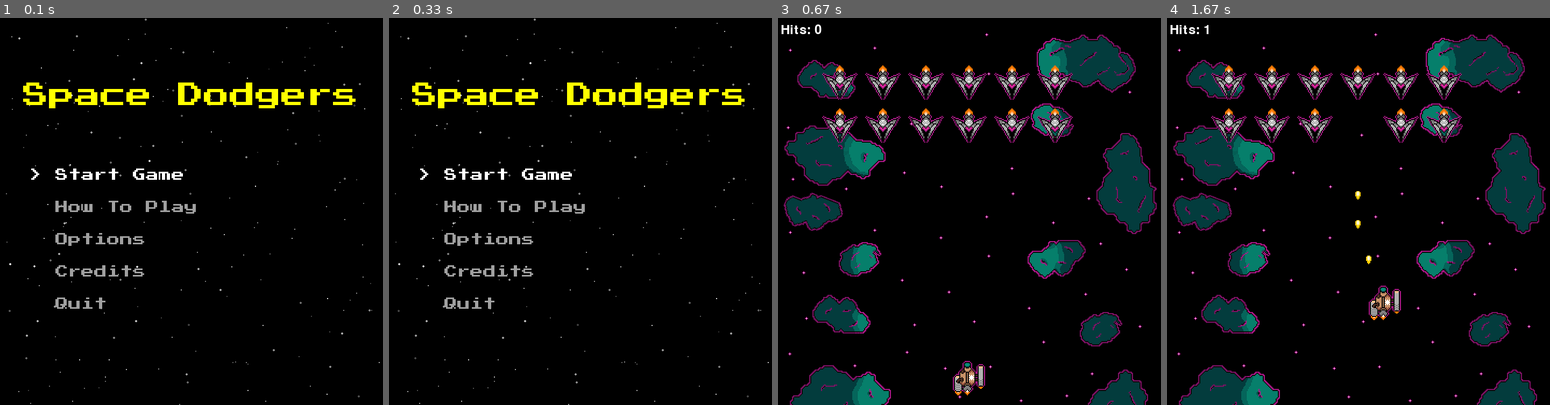
Above: before the commit, frames 1-4 (left to right).
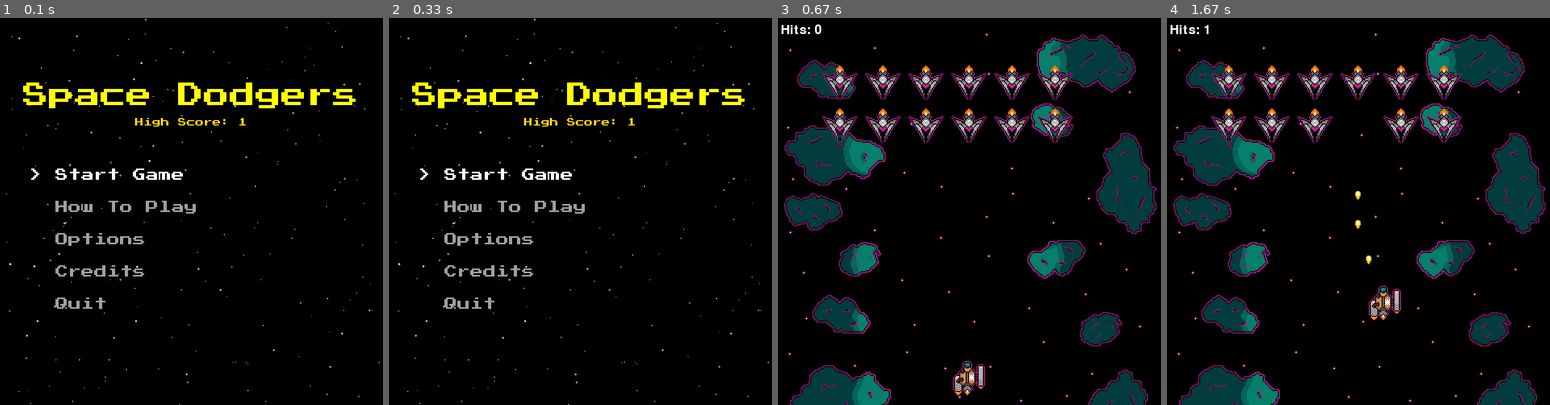
Above: after the commit, the same moments.

Repository: software-engineering-game/pygame-game
Game: pygame game, started from main.py
The game is run twice, just before and just after one commit, with the same random seed, the same clock (stepped at 60 frames per second) and the same inputs.
Inputs:
- Up to frame 1 (0.1 s): no input
- Up to frame 2 (0.33 s): no input
- Up to frame 3 (0.67 s): tap Enter at 0.33 s
- Up to frame 4 (1.67 s): tap Space at 0.67, 1.07, 1.37, 1.57 s; hold Up 1-1.47 s; hold Right from 1.5 s (still down)

The runs differ from the first frame. In frame 1, 0.2% of the frame differs, in the area x 35-65%, y 25-29%; in frame 2, 0.2%; in frame 3, nothing differs; in frame 4, nothing differs.

Commit message:
Update utils
changing load_spritesheet to longer need asset_folder passed to it

Diff:
--- a/highscore.json
+++ b/highscore.json
@@ -1 +1 @@
-{"high_score": 0}
+{"high_score": 1}
--- a/states/entities.py
+++ b/states/entities.py
@@ -1,7 +1,6 @@
 import pygame
 import random
 import math
-import utils
 
 # Class for menu star effect
 class Stars:
--- a/states/game_state.py
+++ b/states/game_state.py
@@ -11,8 +11,6 @@
 repo_root = os.path.dirname(os.path.dirname(__file__))
 asset_folder = os.path.join(repo_root, "assets")
 
-# Sprite is a base class from the Pygame Library
-# def __init__(pygame, sprite, width, height, x, y):
 # Class for the basic bullet
 class Bullet(pygame.sprite.Sprite):
     def __init__(self, asset_folder, sprite_name, speed, start_pos, direct):
@@ -63,7 +61,6 @@
     def shoot(self, bullet_group):
         player_bullet = tstbul(
             frames=utils.load_spritesheet(
-                asset_folder=asset_folder,
                 sheet_name="basic_bullet.png",
                 frame_width=10,
                 frame_height=16
@@ -112,8 +109,7 @@
         self.current_frame = 0
         self.image = self.frames[self.current_frame]
 
-        # self.image = pygame.image.load(os.path.join(asset_folder, sprite_name)).convert()
-        # self.image.set_colorkey(utils.SHEET_BG)
+        # Bounding Box
         self.rect = self.image.get_rect(center=start_pos)
         self.speed = settings.basic_enemy_spd
 
@@ -124,7 +120,6 @@
     def shoot(self, bullet_group):
         enemy_bullet = tstbul(
             frames=utils.load_spritesheet(
-                asset_folder=asset_folder,
                 sheet_name="basic_bullet.png",
                 frame_width=10,
                 frame_height=16
@@ -216,7 +211,6 @@
 
         # Building Level
         self.bg_image = utils.build_level(
-            asset_folder=asset_folder,
             level_name="first_level",
             enemy_ships=self.enemy_ships,
             temp_type=Basic_Enemy
@@ -227,7 +221,6 @@
         self.player = Player(
             # Loads the sprite sheet into the player's frames
             frames=utils.load_spritesheet(
-                asset_folder=asset_folder,
                 sheet_name="player_shotgun_ship.png",
                 frame_width=utils.FRAME_SIZE,
                 frame_height=utils.FRAME_SIZE
--- a/states/utils.py
+++ b/states/utils.py
@@ -5,6 +5,9 @@
 # This exists to key out spritesheet backgrounds
 SHEET_BG = (160, 200, 152)
 FRAME_SIZE = 64
+
+repo_root = os.path.dirname(os.path.dirname(__file__))
+asset_folder = os.path.join(repo_root, "assets")
 
 #
 # High Score
@@ -34,7 +37,7 @@
 
 # Takes a spritesheet and splits it into a list of frames
 # Returns the frames as a list of pygame images
-def load_spritesheet(asset_folder, sheet_name, frame_width, frame_height):
+def load_spritesheet(sheet_name, frame_width, frame_height):
     sprite_sheet = pygame.image.load(os.path.join(asset_folder, sheet_name)).convert()
     sprite_sheet.set_colorkey(SHEET_BG)
     frames = []
@@ -72,7 +75,7 @@
                 enemy = enemy_type(frames=frames, start_pos=(x, y))
                 enemy_group.add(enemy)
 
-def build_level(asset_folder, level_name, enemy_ships, temp_type):
+def build_level(level_name, enemy_ships, temp_type):
     # Loads the data for one level as a python dictionary
     level = load_level(level_name=level_name)
 
@@ -90,7 +93,6 @@
             enemy_type=temp_type,
             enemy_group=enemy_ships,
             frames=load_spritesheet(
-                asset_folder=asset_folder,
                 sheet_name=level["waves"][wav_index]["sprite_sheet"],
                 frame_width=66,
                 frame_height=FRAME_SIZE
